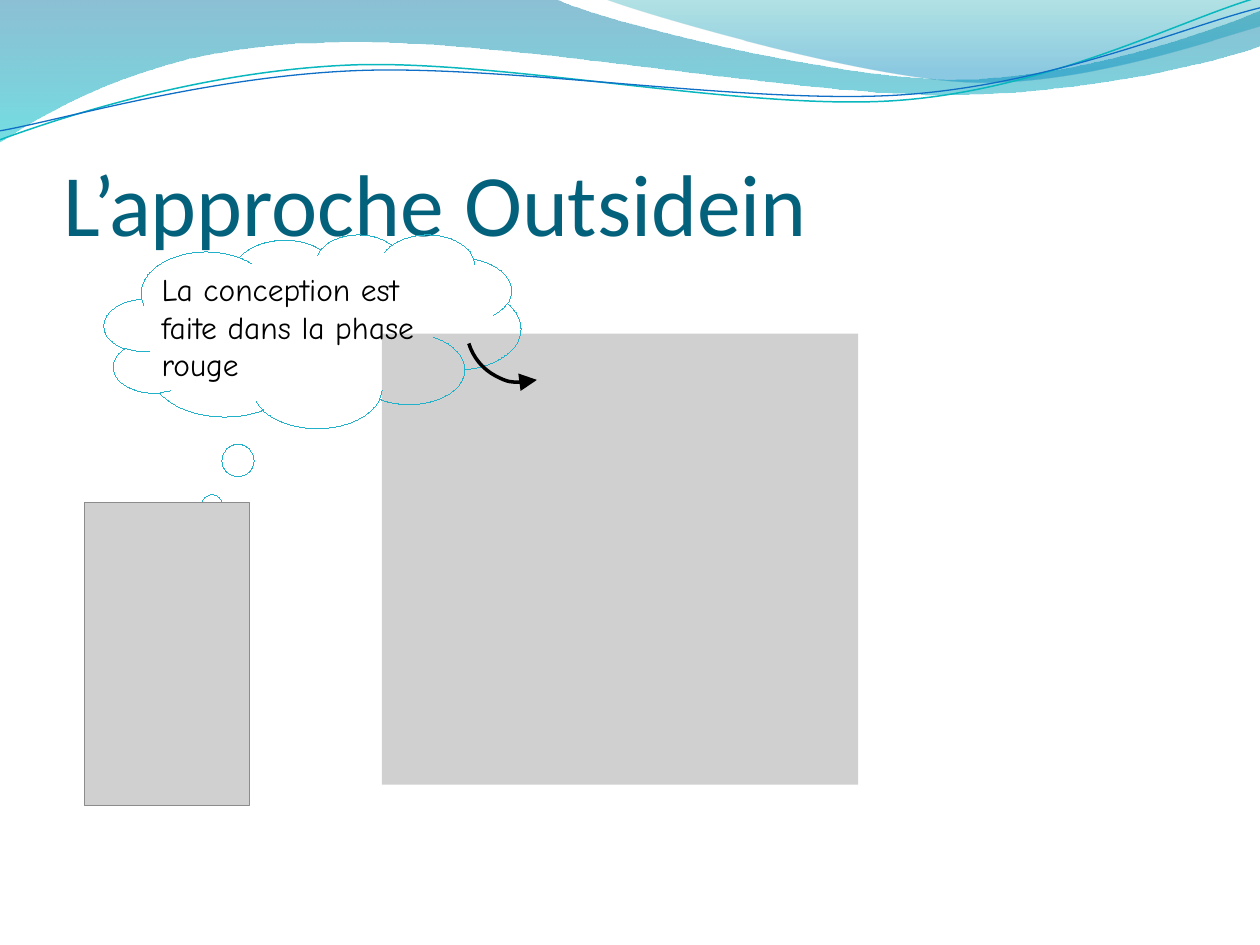
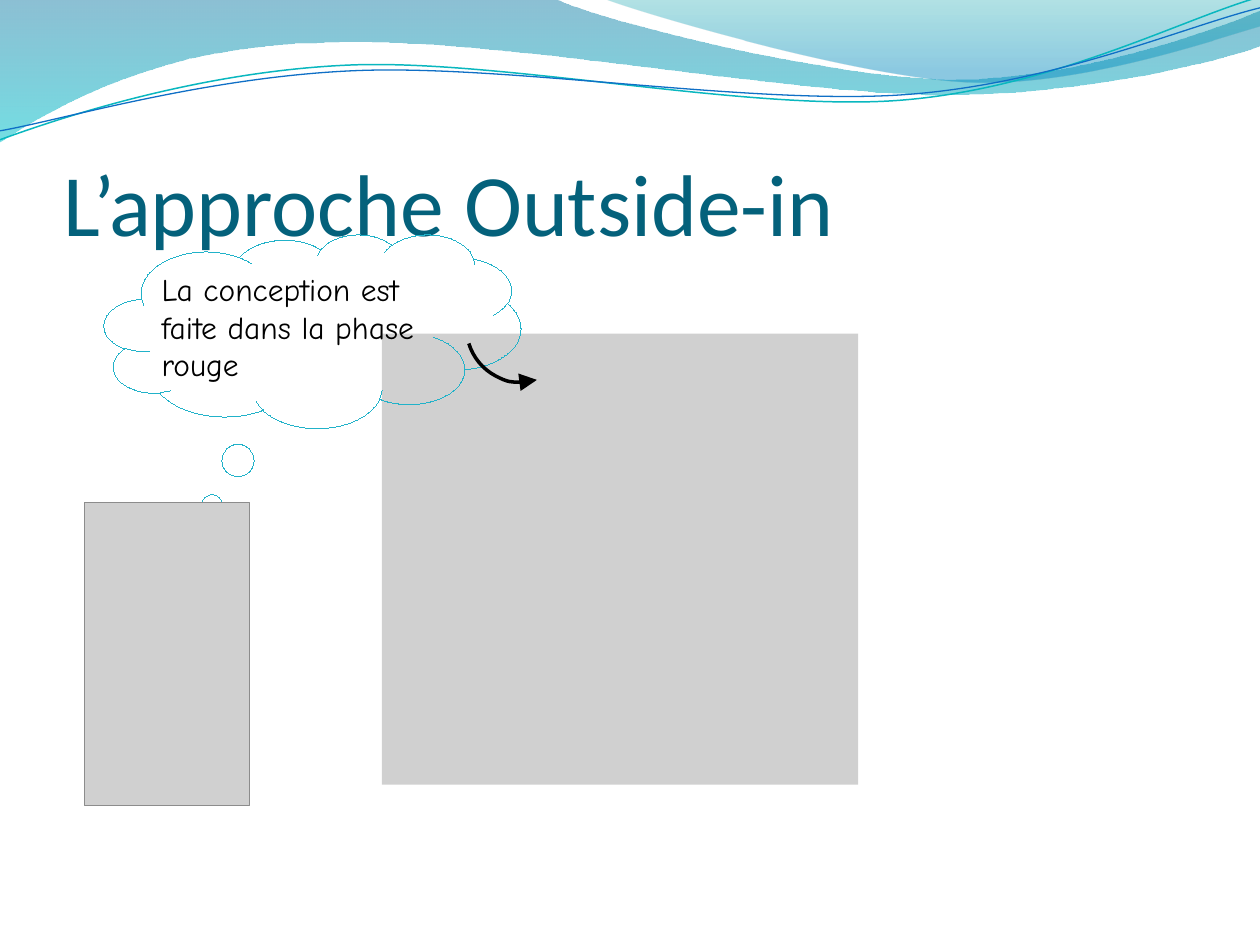
Before and after one commit to mathieucans/TDD.Trainig, a slide deck: slide 21 of docs/Introduction au TDD.2016.pptx. Drawn at 1260x945 pixels with LibreOffice and Linux fonts; fonts in the diff are those of the drawing; grey boxes stand for pictures; background and template pictures are left out. Boxes give left, top, right and bottom in pixels: in the first picture for what was removed or moved away, otherwise in the second. Text is boxed around its words. In the diff, an @@ line names an element or a change of style, - is before the commit and + after.

```diff
--- a/docs/Introduction au TDD.2016.pptx
+++ b/docs/Introduction au TDD.2016.pptx
@@ title at box(63, 174, 834, 258): text changed @@
-L’approche Outsidein
+L’approche Outside-in
```
Also in this commit, not shown: 6 other slides changed.
